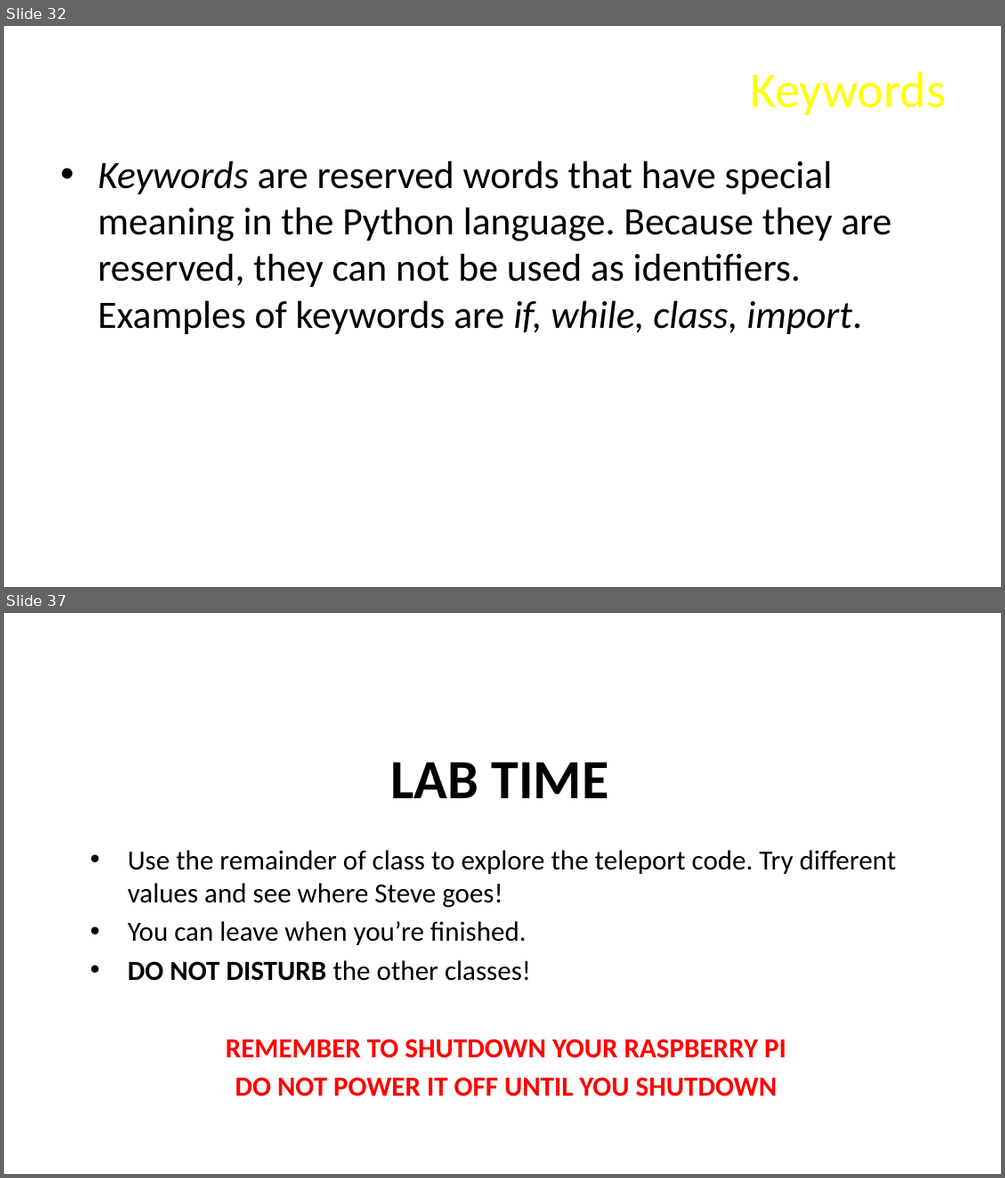
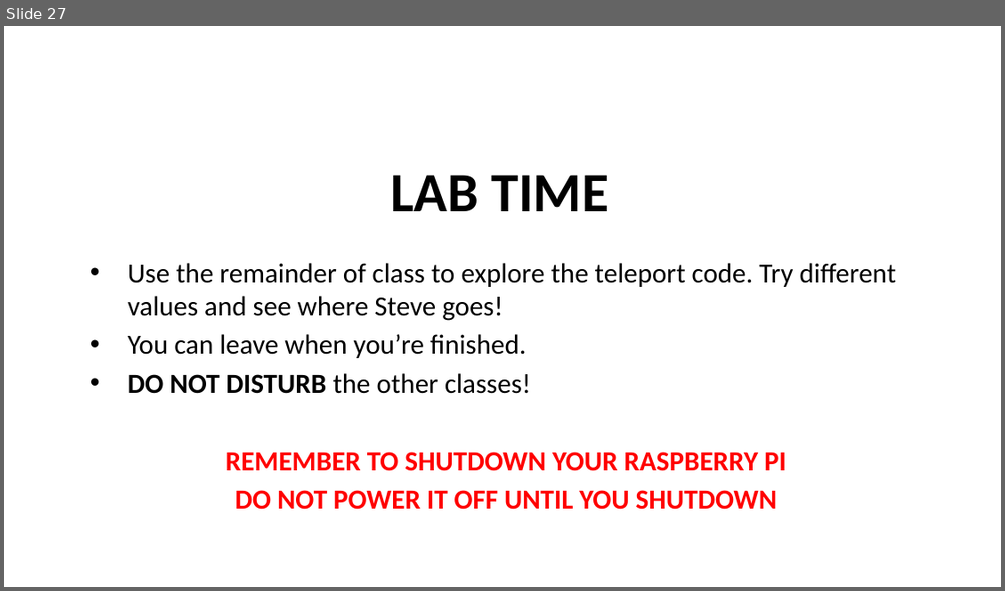
Before and after one commit to ChuckBell/Mines-Minerals-and-Minecraft, a slide deck: slides/Lesson2.pptx. Shown one above the other, each under a label of ours: slides 32 and 37 before the commit, slide 27 after it; the slides between them are not shown. The pictures are 1005x1178 and 1005x591 pixels, drawn with LibreOffice and Linux fonts; fonts in the diff are those of the drawing; background and template pictures are left out. Boxes give left, top, right and bottom in pixels: in the first picture for what was removed or moved away, otherwise in the second. Text is boxed around its words. In the diff, an @@ line names an element or a change of style, - is before the commit and + after.

```diff
--- a/slides/Lesson2.pptx
+++ b/slides/Lesson2.pptx
@@ slide 32 removed at box(4, 26, 1001, 587), background picture (left out) @@
@@ title removed at box(750, 72, 946, 115) @@
-Keywords
@@ text removed at box(97, 160, 891, 334) @@
-• Keywords are reserved words that have special meaning in the Python language. Because they are reserved, they can not be used as identifiers. Examples of keywords are if, while, class, import.
@@ what was slide 37 is now slide 27 @@
```
Also in this commit, not shown: 1 slide changed, 9 other slides removed, 1 other file.
